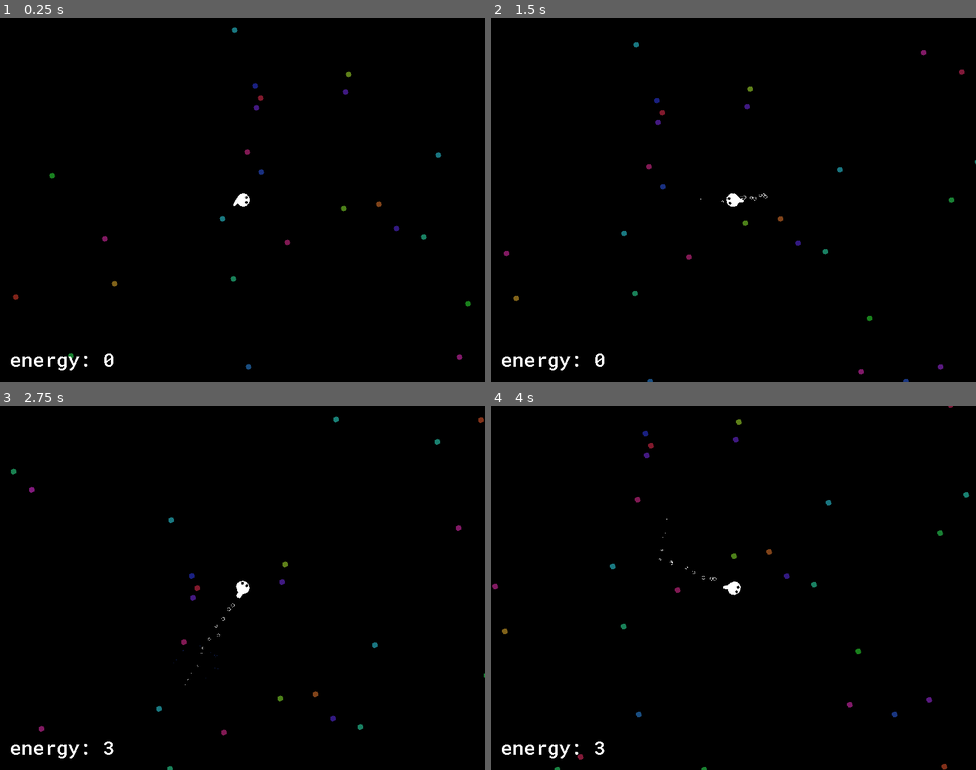
Above: before the commit, frames 1-4 (two rows, left to right).
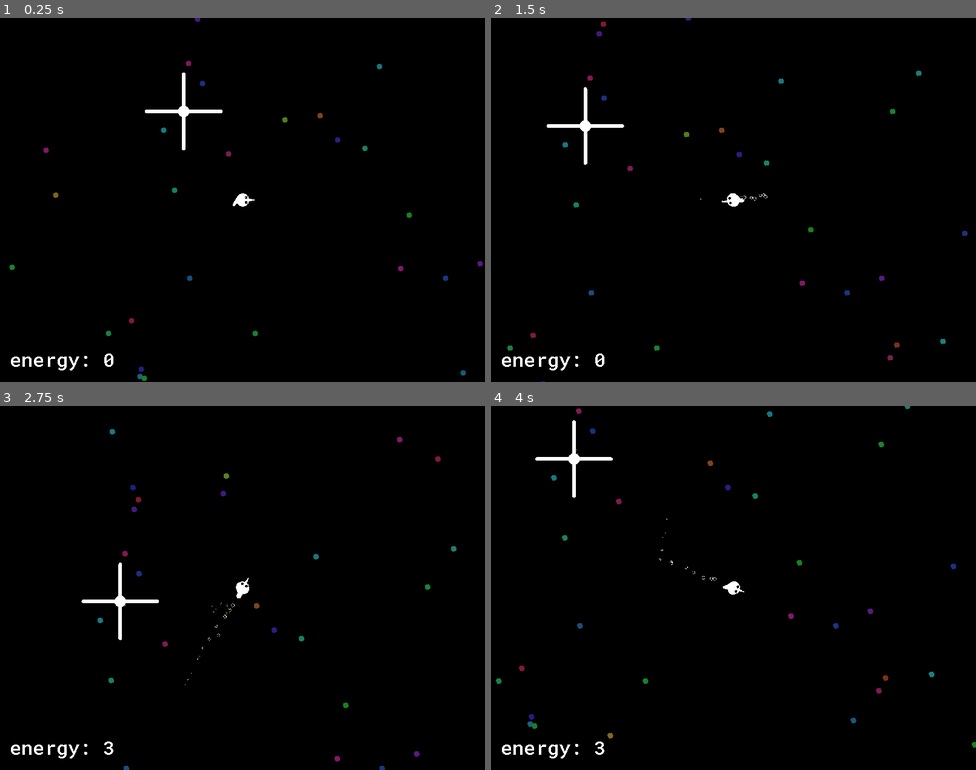
Above: after the commit, the same moments.

Repository: kiwijuice56/fish-fest
Game: Godot game, scene res://main/main.tscn
Same seed, same stepped clock (60 frames per second), same inputs: the game is played once before the commit and once after it. The engine's default icon, where the game draws it, is replaced by a stand-in: a white triangle on a blue panel in a dark square.
Inputs (mouse positions are in pixels of both pictures, inside the frame that each line leads up to):
- Up to frame 1 (0.25 s): no input
- Up to frame 2 (1.5 s): move the mouse to (840, 181) at 0.52 s; press the mouse at (840, 181) at 0.53 s; move the mouse to (636, 218) at 1.27 s; release the mouse at (636, 218) at 1.28 s; right-click (636, 218) at 1.35 s
- Up to frame 3 (2.75 s): move the mouse to (291, 507) at 2.02 s; press the mouse at (291, 507) at 2.03 s
- Up to frame 4 (4 s): move the mouse to (709, 660) at 2.77 s; release the mouse at (709, 660) at 2.78 s; right-click (709, 660) at 2.85 s; move the mouse to (879, 642) at 3.52 s; press the mouse at (879, 642) at 3.53 s

The runs differ from the first frame. In frame 1, 1.0% of the frame differs, in the area x 1-100%, y 0-100%; in frame 2, 1.0%; in frame 3, 1.0%; in frame 4, 1.1%, in the area x 0-100%, y 0-100%.

Commit message:
Added horns, squigglers

Diff:
--- a/main/fish/boid_fish/boid_fish.tscn
+++ b/main/fish/boid_fish/boid_fish.tscn
@@ -1,13 +1,52 @@
-[gd_scene load_steps=5 format=3 uid="uid://cjtd6lb6vq13y"]
+[gd_scene load_steps=9 format=3 uid="uid://cjtd6lb6vq13y"]
 
 [ext_resource type="PackedScene" uid="uid://dyych6mhtvl5" path="res://main/fish/fish.tscn" id="1_qb7eh"]
 [ext_resource type="Script" path="res://main/fish/boid_fish/boid_fish.gd" id="2_xpvhy"]
+[ext_resource type="Texture2D" uid="uid://38tq7xk4ro3e" path="res://main/fish/fish.png" id="3_8yl7t"]
 
 [sub_resource type="Gradient" id="Gradient_w1xur"]
 colors = PackedColorArray(0.26174, 0.1656, 0.69, 1, 0.788235, 1, 1, 1)
 
 [sub_resource type="GradientTexture1D" id="GradientTexture1D_6ents"]
 gradient = SubResource("Gradient_w1xur")
+
+[sub_resource type="Animation" id="Animation_ccgc3"]
+length = 0.001
+tracks/0/type = "value"
+tracks/0/imported = false
+tracks/0/enabled = true
+tracks/0/path = NodePath("Sprite2D:frame")
+tracks/0/interp = 1
+tracks/0/loop_wrap = true
+tracks/0/keys = {
+"times": PackedFloat32Array(0),
+"transitions": PackedFloat32Array(1),
+"update": 1,
+"values": [0]
+}
+
+[sub_resource type="Animation" id="Animation_o0m70"]
+resource_name = "basic_swim"
+length = 0.4
+loop_mode = 2
+tracks/0/type = "value"
+tracks/0/imported = false
+tracks/0/enabled = true
+tracks/0/path = NodePath("Sprite2D:frame")
+tracks/0/interp = 1
+tracks/0/loop_wrap = true
+tracks/0/keys = {
+"times": PackedFloat32Array(0, 0.1, 0.2, 0.3, 0.4),
+"transitions": PackedFloat32Array(1, 1, 1, 1, 1),
+"update": 1,
+"values": [0, 1, 2, 3, 4]
+}
+
+[sub_resource type="AnimationLibrary" id="AnimationLibrary_bdc8n"]
+_data = {
+"RESET": SubResource("Animation_ccgc3"),
+"basic_swim": SubResource("Animation_o0m70")
+}
 
 [node name="BoidFish" instance=ExtResource("1_qb7eh")]
 script = ExtResource("2_xpvhy")
@@ -18,3 +57,15 @@
 alignment = 0.5
 player_follow = 1.2
 player_alignment = 0.5
+
+[node name="Sprite2D" parent="." index="1"]
+texture = ExtResource("3_8yl7t")
+hframes = 5
+
+[node name="AnimationPlayer" type="AnimationPlayer" parent="." index="5"]
+unique_name_in_owner = true
+libraries = {
+"": SubResource("AnimationLibrary_bdc8n")
+}
+autoplay = "basic_swim"
+speed_scale = 3.0
--- a/main/fish/fish.tscn
+++ b/main/fish/fish.tscn
@@ -1,7 +1,6 @@
-[gd_scene load_steps=11 format=3 uid="uid://dyych6mhtvl5"]
+[gd_scene load_steps=7 format=3 uid="uid://dyych6mhtvl5"]
 
 [ext_resource type="Script" path="res://main/fish/fish.gd" id="1_vgmaj"]
-[ext_resource type="Texture2D" uid="uid://38tq7xk4ro3e" path="res://main/fish/fish.png" id="2_eodw3"]
 [ext_resource type="Texture2D" uid="uid://cchb8okmvb8pw" path="res://main/fish/bubble.png" id="3_b7rgw"]
 
 [sub_resource type="Curve" id="Curve_ogqke"]
@@ -15,44 +14,6 @@
 
 [sub_resource type="CircleShape2D" id="CircleShape2D_7or44"]
 radius = 16.0
-
-[sub_resource type="Animation" id="Animation_ccgc3"]
-length = 0.001
-tracks/0/type = "value"
-tracks/0/imported = false
-tracks/0/enabled = true
-tracks/0/path = NodePath("Sprite2D:frame")
-tracks/0/interp = 1
-tracks/0/loop_wrap = true
-tracks/0/keys = {
-"times": PackedFloat32Array(0),
-"transitions": PackedFloat32Array(1),
-"update": 1,
-"values": [0]
-}
-
-[sub_resource type="Animation" id="Animation_o0m70"]
-resource_name = "basic_swim"
-length = 0.4
-loop_mode = 2
-tracks/0/type = "value"
-tracks/0/imported = false
-tracks/0/enabled = true
-tracks/0/path = NodePath("Sprite2D:frame")
-tracks/0/interp = 1
-tracks/0/loop_wrap = true
-tracks/0/keys = {
-"times": PackedFloat32Array(0, 0.1, 0.2, 0.3, 0.4),
-"transitions": PackedFloat32Array(1, 1, 1, 1, 1),
-"update": 1,
-"values": [0, 1, 2, 3, 4]
-}
-
-[sub_resource type="AnimationLibrary" id="AnimationLibrary_bdc8n"]
-_data = {
-"RESET": SubResource("Animation_ccgc3"),
-"basic_swim": SubResource("Animation_o0m70")
-}
 
 [node name="Fish" type="CharacterBody2D"]
 collision_layer = 2
@@ -71,9 +32,7 @@
 [node name="Sprite2D" type="Sprite2D" parent="."]
 unique_name_in_owner = true
 scale = Vector2(0.6, 0.6)
-texture = ExtResource("2_eodw3")
-offset = Vector2(-4.1, 0)
-hframes = 5
+offset = Vector2(3.93, 0)
 
 [node name="CollisionShape2D" type="CollisionShape2D" parent="."]
 shape = SubResource("CircleShape2D_mqdea")
@@ -96,11 +55,3 @@
 
 [node name="CollisionShape2D" type="CollisionShape2D" parent="CollectionArea"]
 shape = SubResource("CircleShape2D_7or44")
-
-[node name="AnimationPlayer" type="AnimationPlayer" parent="."]
-unique_name_in_owner = true
-libraries = {
-"": SubResource("AnimationLibrary_bdc8n")
-}
-autoplay = "basic_swim"
-speed_scale = 3.0
--- a/main/fish/player_fish/player_fish.tscn
+++ b/main/fish/player_fish/player_fish.tscn
@@ -1,8 +1,9 @@
-[gd_scene load_steps=7 format=3 uid="uid://c6xq677b7i2yh"]
+[gd_scene load_steps=11 format=3 uid="uid://c6xq677b7i2yh"]
 
 [ext_resource type="PackedScene" uid="uid://dyych6mhtvl5" path="res://main/fish/fish.tscn" id="1_jqmvt"]
 [ext_resource type="Script" path="res://main/fish/player_fish/player_fish.gd" id="2_yjn0a"]
 [ext_resource type="PackedScene" uid="uid://dpwashmtqkdqy" path="res://main/item/egg/egg.tscn" id="3_vtcec"]
+[ext_resource type="Texture2D" uid="uid://38tq7xk4ro3e" path="res://main/fish/fish.png" id="4_7xug7"]
 [ext_resource type="AudioStream" uid="uid://dv5j8lk243u6c" path="res://main/sounds/plop.ogg" id="4_gqouu"]
 [ext_resource type="AudioStream" uid="uid://obe0qgb7xids" path="res://main/sounds/wind.ogg" id="5_vm1et"]
 
@@ -11,6 +12,44 @@
 streams_count = 1
 stream_0/stream = ExtResource("4_gqouu")
 stream_0/weight = 1.0
+
+[sub_resource type="Animation" id="Animation_ccgc3"]
+length = 0.001
+tracks/0/type = "value"
+tracks/0/imported = false
+tracks/0/enabled = true
+tracks/0/path = NodePath("Sprite2D:frame")
+tracks/0/interp = 1
+tracks/0/loop_wrap = true
+tracks/0/keys = {
+"times": PackedFloat32Array(0),
+"transitions": PackedFloat32Array(1),
+"update": 1,
+"values": [0]
+}
+
+[sub_resource type="Animation" id="Animation_o0m70"]
+resource_name = "basic_swim"
+length = 0.4
+loop_mode = 2
+tracks/0/type = "value"
+tracks/0/imported = false
+tracks/0/enabled = true
+tracks/0/path = NodePath("Sprite2D:frame")
+tracks/0/interp = 1
+tracks/0/loop_wrap = true
+tracks/0/keys = {
+"times": PackedFloat32Array(0, 0.1, 0.2, 0.3, 0.4),
+"transitions": PackedFloat32Array(1, 1, 1, 1, 1),
+"update": 1,
+"values": [0, 1, 2, 3, 4]
+}
+
+[sub_resource type="AnimationLibrary" id="AnimationLibrary_bdc8n"]
+_data = {
+"RESET": SubResource("Animation_ccgc3"),
+"basic_swim": SubResource("Animation_o0m70")
+}
 
 [node name="PlayerFish" instance=ExtResource("1_jqmvt")]
 script = ExtResource("2_yjn0a")
@@ -23,6 +62,8 @@
 
 [node name="Sprite2D" parent="." index="1"]
 scale = Vector2(0.8, 0.8)
+texture = ExtResource("4_7xug7")
+hframes = 5
 
 [node name="Camera2D" type="Camera2D" parent="." index="2"]
 
@@ -36,3 +77,11 @@
 stream = ExtResource("5_vm1et")
 volume_db = -16.0
 autoplay = true
+
+[node name="AnimationPlayer" type="AnimationPlayer" parent="." index="8"]
+unique_name_in_owner = true
+libraries = {
+"": SubResource("AnimationLibrary_bdc8n")
+}
+autoplay = "basic_swim"
+speed_scale = 3.0
--- /dev/null
+++ b/main/fish/squiggler/squiggler.gd
@@ -0,0 +1,11 @@
+class_name Squiggler
+extends Fish
+
+func _physics_process(delta: float) -> void:
+	var avg_vel: Vector2
+	for tentacle in %Tentacles.get_children():
+		avg_vel += tentacle.joints.get_child(0).linear_velocity
+	if avg_vel.length() <= 1.0:
+		return
+	velocity = (avg_vel / %Tentacles.get_child_count()).normalized() * 32
+	move_and_slide()
--- /dev/null
+++ b/main/fish/squiggler/squiggler.tscn
@@ -0,0 +1,32 @@
+[gd_scene load_steps=5 format=3 uid="uid://ipuwdhucawjo"]
+
+[ext_resource type="PackedScene" uid="uid://dyych6mhtvl5" path="res://main/fish/fish.tscn" id="1_fowsh"]
+[ext_resource type="Script" path="res://main/fish/squiggler/squiggler.gd" id="2_1wj3l"]
+[ext_resource type="Texture2D" uid="uid://c57538ckqlr0d" path="res://main/item/egg/egg.png" id="3_8c84i"]
+[ext_resource type="PackedScene" uid="uid://thiyub43pqal" path="res://main/fish/squiggler/tentacle.tscn" id="4_40oiw"]
+
+[node name="Squiggler" instance=ExtResource("1_fowsh")]
+script = ExtResource("2_1wj3l")
+
+[node name="Sprite2D" parent="." index="1"]
+scale = Vector2(0.3, 0.3)
+texture = ExtResource("3_8c84i")
+offset = Vector2(0, 0)
+
+[node name="Tentacles" type="Node2D" parent="." index="5"]
+unique_name_in_owner = true
+
+[node name="Tentacle" parent="Tentacles" index="0" instance=ExtResource("4_40oiw")]
+controller = NodePath("../..")
+
+[node name="Tentacle2" parent="Tentacles" index="1" instance=ExtResource("4_40oiw")]
+rotation = -1.5708
+controller = NodePath("../..")
+
+[node name="Tentacle3" parent="Tentacles" index="2" instance=ExtResource("4_40oiw")]
+rotation = 3.14159
+controller = NodePath("../..")
+
+[node name="Tentacle4" parent="Tentacles" index="3" instance=ExtResource("4_40oiw")]
+rotation = 1.5708
+controller = NodePath("../..")
--- /dev/null
+++ b/main/fish/squiggler/tentacle.gd
@@ -0,0 +1,13 @@
+class_name Tentacle
+extends Node2D
+
+@export var controller: NodePath
+@onready var joints: Node2D = $Joints
+@onready var line: Line2D = $Line2D
+
+func _ready() -> void:
+	$PinJoint2D.node_a = "../../../"
+
+func _physics_process(delta: float) -> void:
+	for i in range(joints.get_child_count()):
+		line.points[i + 1] = joints.get_child(i).position
--- /dev/null
+++ b/main/fish/squiggler/tentacle.tscn
@@ -0,0 +1,68 @@
+[gd_scene load_steps=3 format=3 uid="uid://thiyub43pqal"]
+
+[ext_resource type="Script" path="res://main/fish/squiggler/tentacle.gd" id="1_r1h13"]
+
+[sub_resource type="CircleShape2D" id="CircleShape2D_yn4xu"]
+radius = 4.0
+
+[node name="Tentacle" type="Node2D"]
+script = ExtResource("1_r1h13")
+
+[node name="Joints" type="Node2D" parent="."]
+
+[node name="Joint1" type="RigidBody2D" parent="Joints"]
+position = Vector2(21, 0)
+collision_layer = 2
+collision_mask = 3
+mass = 8.0
+gravity_scale = 0.0
+
+[node name="CollisionShape2D" type="CollisionShape2D" parent="Joints/Joint1"]
+shape = SubResource("CircleShape2D_yn4xu")
+
+[node name="Joint2" type="RigidBody2D" parent="Joints"]
+position = Vector2(41, 0)
+collision_layer = 2
+collision_mask = 3
+mass = 8.0
+gravity_scale = 0.0
+
+[node name="CollisionShape2D" type="CollisionShape2D" parent="Joints/Joint2"]
+shape = SubResource("CircleShape2D_yn4xu")
+
+[node name="Joint3" type="RigidBody2D" parent="Joints"]
+position = Vector2(61, 0)
+collision_layer = 2
+collision_mask = 3
+mass = 8.0
+gravity_scale = 0.0
+
+[node name="CollisionShape2D" type="CollisionShape2D" parent="Joints/Joint3"]
+shape = SubResource("CircleShape2D_yn4xu")
+
+[node name="Line2D" type="Line2D" parent="."]
+points = PackedVector2Array(0, 0, 0, 0, 0, 0, 0, 0)
+width = 6.0
+joint_mode = 2
+begin_cap_mode = 2
+end_cap_mode = 2
+
+[node name="PinJoint2D" type="PinJoint2D" parent="."]
+position = Vector2(11, 0)
+node_b = NodePath("../Joints/Joint1")
+disable_collision = false
+softness = 1.1
+
+[node name="PinJoint2D2" type="PinJoint2D" parent="."]
+position = Vector2(31, 0)
+node_a = NodePath("../Joints/Joint1")
+node_b = NodePath("../Joints/Joint2")
+disable_collision = false
+softness = 0.1
+
+[node name="PinJoint2D3" type="PinJoint2D" parent="."]
+position = Vector2(51, 0)
+node_a = NodePath("../Joints/Joint2")
+node_b = NodePath("../Joints/Joint3")
+disable_collision = false
+softness = 0.1
--- a/main/main.tscn
+++ b/main/main.tscn
@@ -1,7 +1,8 @@
-[gd_scene load_steps=7 format=3 uid="uid://dk2jougfjef45"]
+[gd_scene load_steps=8 format=3 uid="uid://dk2jougfjef45"]
 
 [ext_resource type="PackedScene" uid="uid://c6xq677b7i2yh" path="res://main/fish/player_fish/player_fish.tscn" id="1_oks1y"]
 [ext_resource type="Script" path="res://main/world.gd" id="3_a701s"]
+[ext_resource type="PackedScene" uid="uid://ipuwdhucawjo" path="res://main/fish/squiggler/squiggler.tscn" id="4_0kga6"]
 [ext_resource type="Theme" uid="uid://7prt7tp301o8" path="res://main/ui/theme.tres" id="4_a1erm"]
 [ext_resource type="PackedScene" uid="uid://cvxgjdgfqpw1a" path="res://main/chunk/biomes/plain_chunk.tscn" id="4_anjt5"]
 [ext_resource type="Script" path="res://main/ui.gd" id="4_iwul6"]
@@ -14,6 +15,9 @@
 chunk_scene = ExtResource("4_anjt5")
 
 [node name="PlayerFish" parent="." instance=ExtResource("1_oks1y")]
+position = Vector2(97, 146)
+
+[node name="Squiggler" parent="." instance=ExtResource("4_0kga6")]
 
 [node name="UI" type="CanvasLayer" parent="."]
 script = ExtResource("4_iwul6")
Binary file changed: main/fish/fish.png
